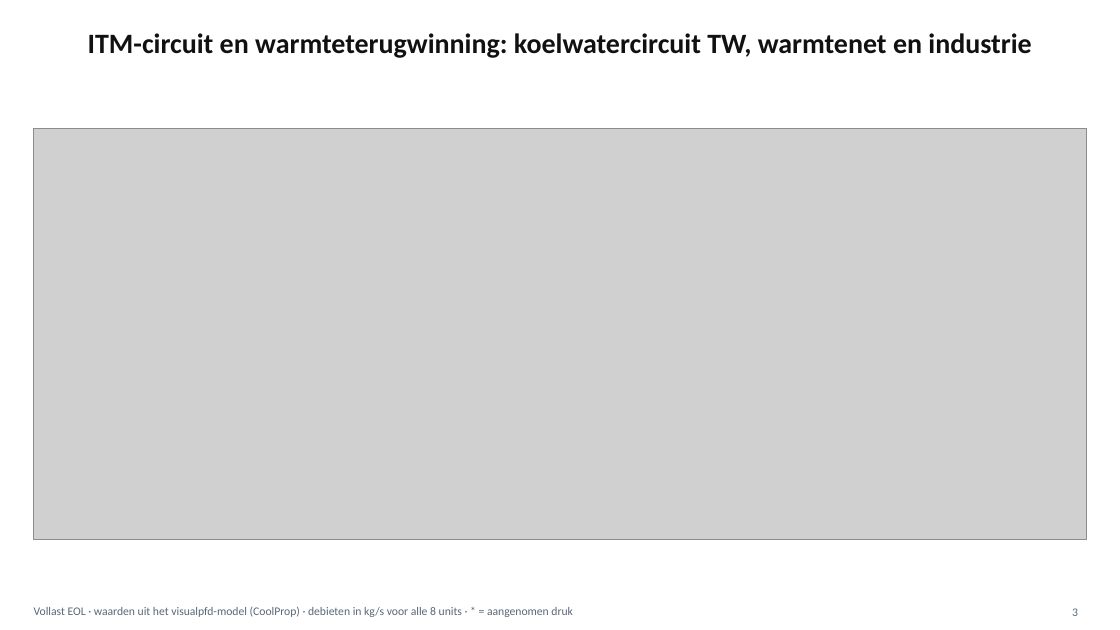
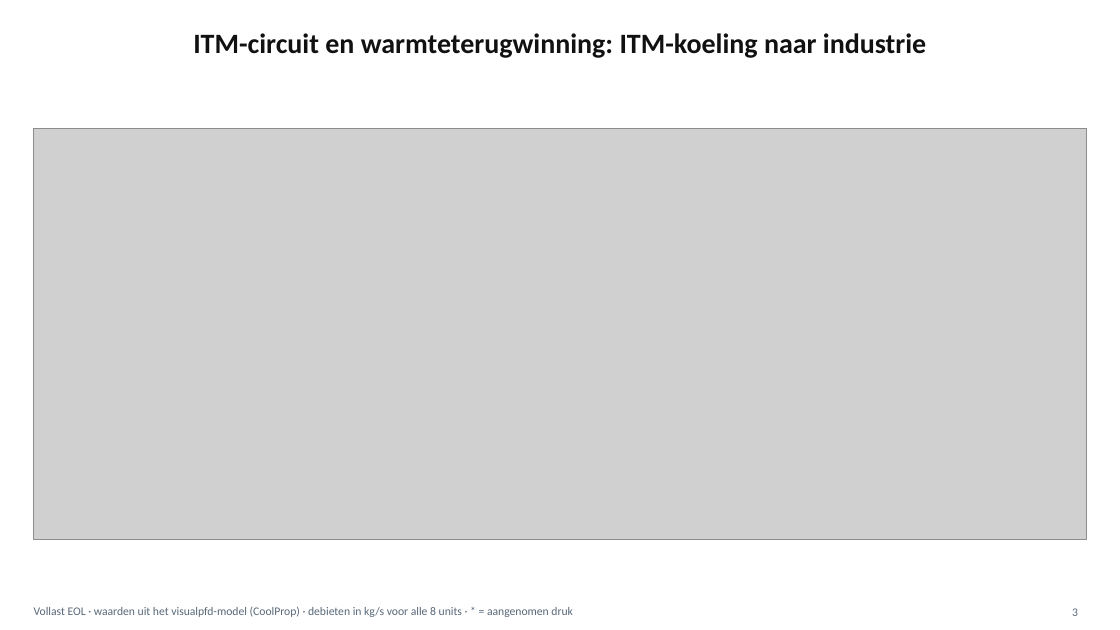
Before and after one commit to akubishon/visualpfd, a slide deck: slide 3 of docs/pfd/PFD.pptx. Drawn at 1120x630 pixels with LibreOffice and Linux fonts; fonts in the diff are those of the drawing; grey boxes stand for pictures. Boxes give left, top, right and bottom in pixels: in the first picture for what was removed or moved away, otherwise in the second. Text is boxed around its words. In the diff, an @@ line names an element or a change of style, - is before the commit and + after.

Commit message:
Richt het PFD op levering van ITM-restwarmte aan industrie

```diff
--- a/docs/pfd/PFD.pptx
+++ b/docs/pfd/PFD.pptx
@@ title at <box>193,33,926,58</box>: text changed @@
-ITM-circuit en warmteterugwinning: koelwatercircuit TW, warmtenet en industrie
+ITM-circuit en warmteterugwinning: ITM-koeling naar industrie
```
Also in this commit, not shown: 2 other slides changed, 6 other files.
